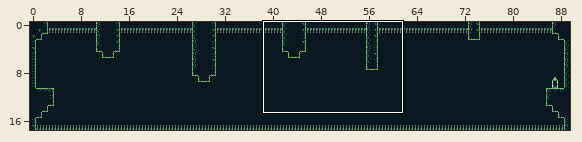
An edit to a level. Tiled map (JSON), res/level6.tmj. The first picture is a wide view before the edit; the outline marks the close-up.
Close-up. The starting point:
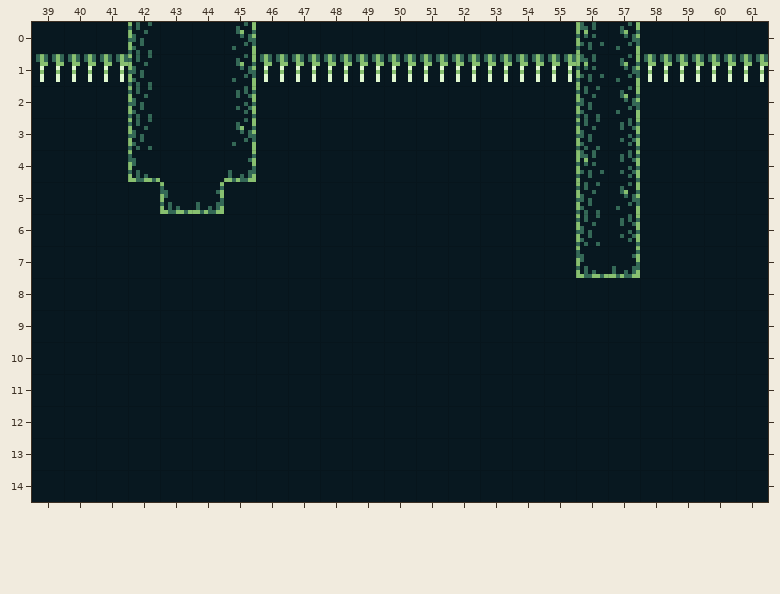
Cells are 8x8 px. Shown: x 39..61, y 0..14. The commit also changed other parts of the map, which this record leaves out.
New version:
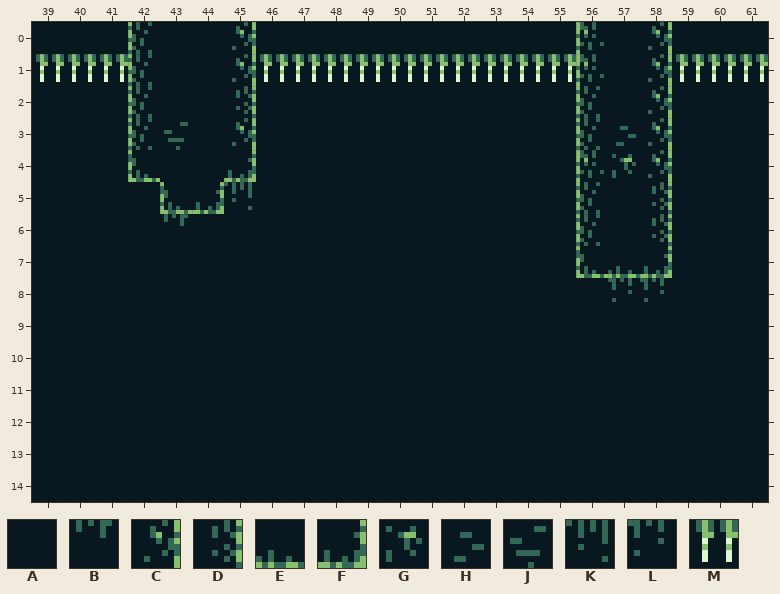
Key: from "caverns": A 0, B 3, C 6, D 7, E 11, F 13, G 14, H 16, J 17, K 22, L 23, M 31.
_ is an empty cell.
Change:
Layer "tiles":
y 0: x 57..58 CA -> AC
y 1: x 57..58 CM -> AC
y 2: x 57..58 CA -> AC
y 3: x 43 A -> J; x 57..58 DA -> HC
y 4: x 57..58 DA -> GC
y 5: x 45 A -> K; x 57..58 CA -> AD
y 6: x 43 A -> B; x 57..58 DA -> AD
y 7: x 57..58 FA -> EF
y 8: x 57..58 AA -> LL
